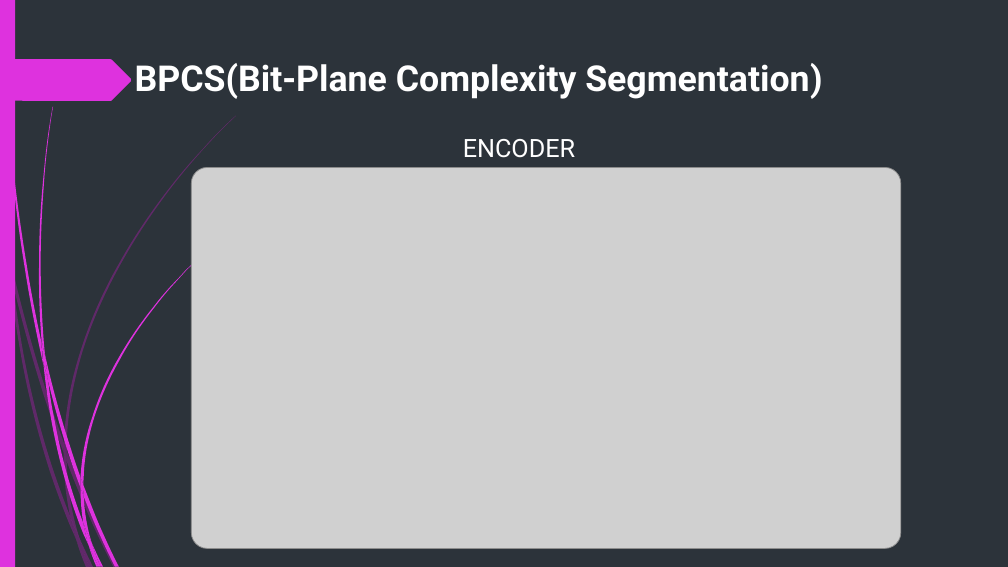
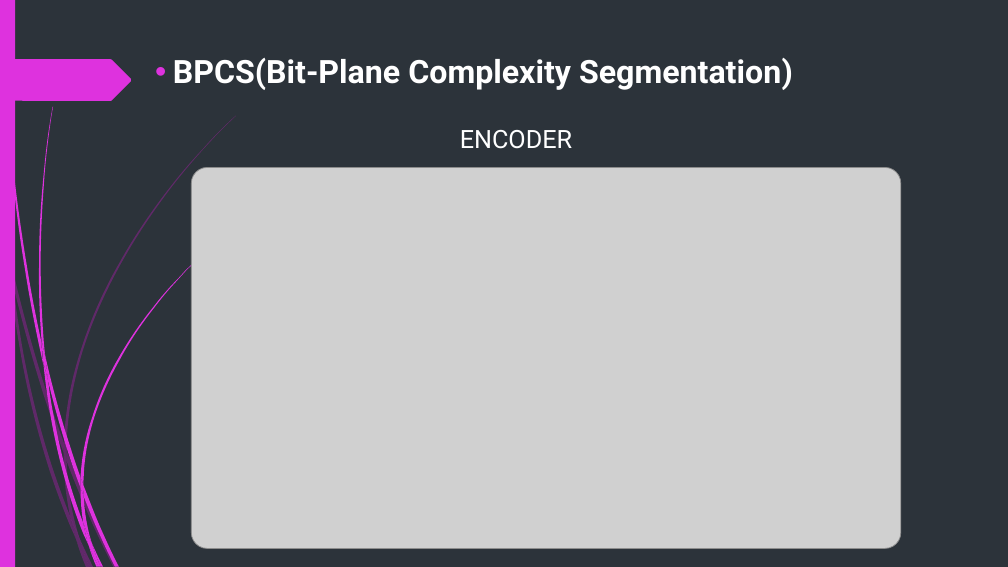
Before and after one commit to himeshnishant1/Image-Steagnography-Using-Python, a slide deck: slide 9 of Project letrature/IMAGE_STEGNOGRAPHY_USING_PYTHON.pptx. Drawn at 1008x567 pixels with LibreOffice and Linux fonts; fonts in the diff are those of the drawing; grey boxes stand for pictures. Boxes give left, top, right and bottom in pixels: in the first picture for what was removed or moved away, otherwise in the second. Text is boxed around its words. In the diff, an @@ line names an element or a change of style, - is before the commit and + after.

Commit message:
ppt update

```diff
--- a/Project letrature/IMAGE_STEGNOGRAPHY_USING_PYTHON.pptx
+++ b/Project letrature/IMAGE_STEGNOGRAPHY_USING_PYTHON.pptx
@@ title "BPCS(Bit-Plane Complexity Segmentation)": place and size @@
-title "BPCS(Bit-Plane Complexity Segmentation)" at bbox=[135, 63, 822, 99]
+title "BPCS(Bit-Plane Complexity Segmentation)" at bbox=[173, 58, 793, 90]
@@ title "BPCS(Bit-Plane Complexity Segmentation)" at bbox=[173, 58, 793, 90]: size 34 to 30.6 pt; bullet none to • @@
@@ text "ENCODER": place and size @@
-text "ENCODER" at bbox=[463, 139, 575, 158]
+text "ENCODER" at bbox=[460, 130, 572, 149]
```
Also in this commit, not shown: 1 other slide changed.
